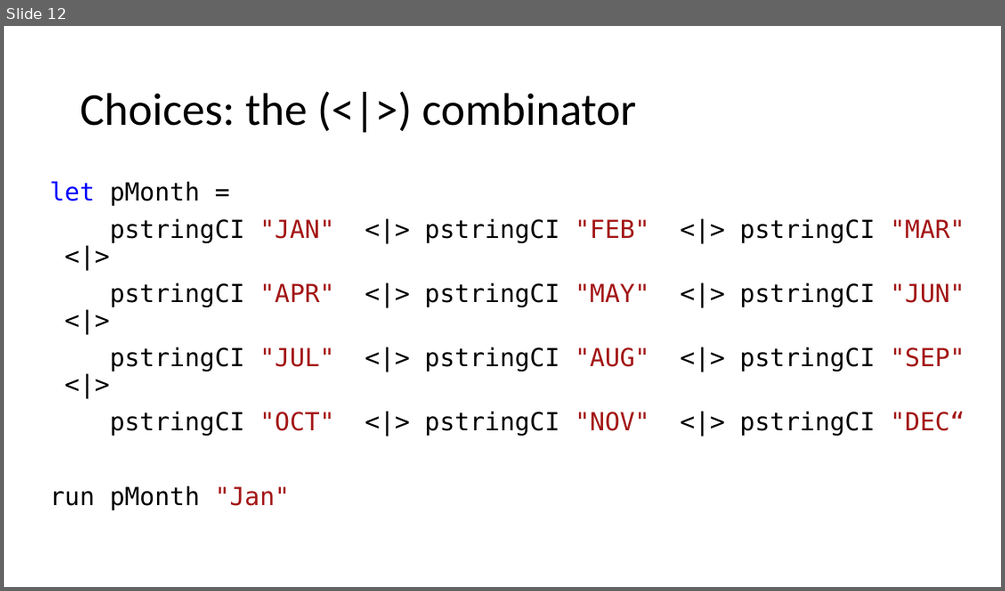
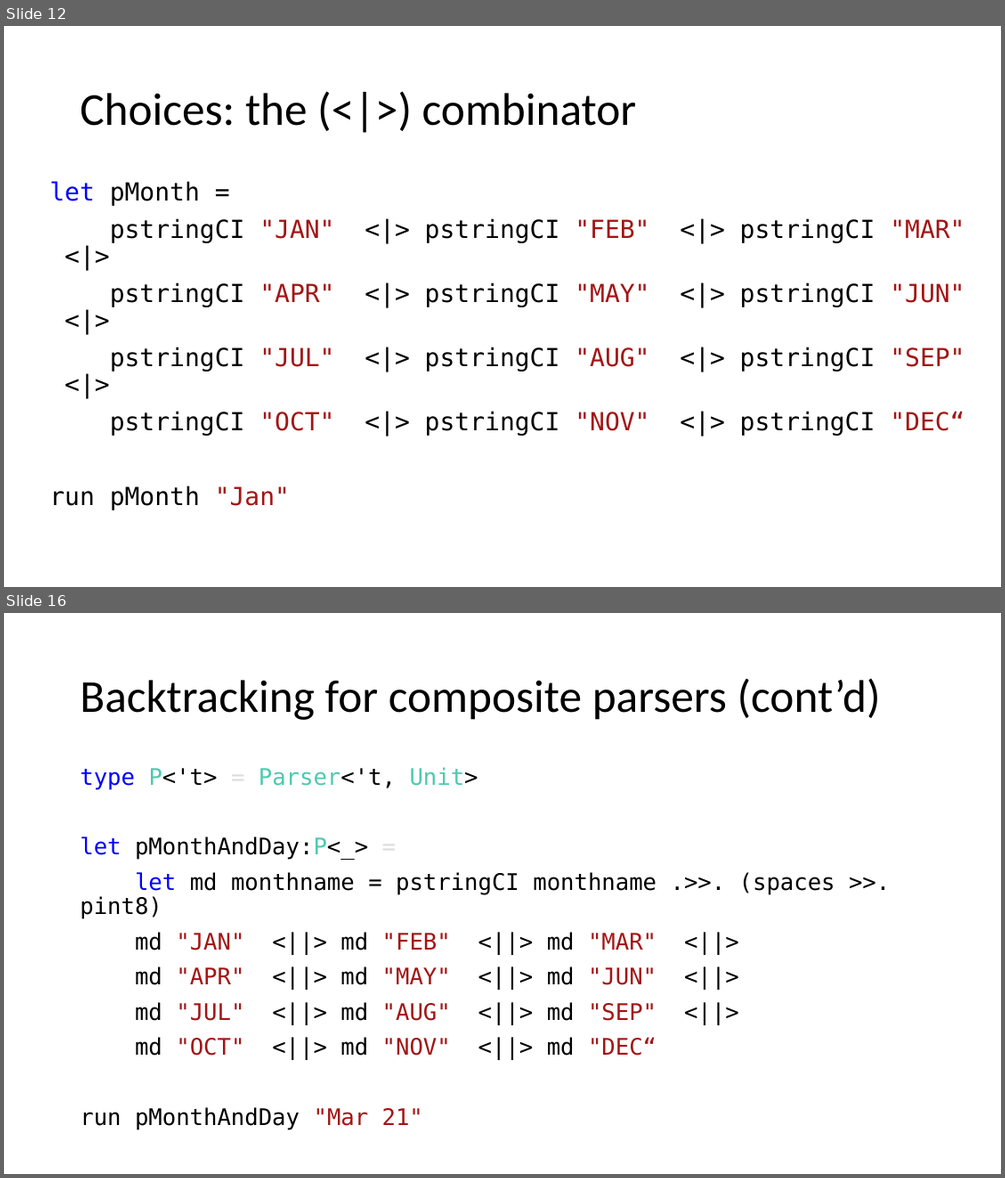
Before and after one commit to atiboros/PracticalFParsec, a slide deck: Slides/Practical FParsec V2.pptx. Shown one above the other, each under a label of ours: slide 12 before the commit, slides 12 and 16 after it; the slides between them are not shown. The pictures are 1005x591 and 1005x1178 pixels, drawn with LibreOffice and Linux fonts; fonts in the diff are those of the drawing. Boxes give left, top, right and bottom in pixels: in the first picture for what was removed or moved away, otherwise in the second. Text is boxed around its words. In the diff, an @@ line names an element or a change of style, - is before the commit and + after.

Commit message:
more backtracking

```diff
--- a/Slides/Practical FParsec V2.pptx
+++ b/Slides/Practical FParsec V2.pptx
@@ slide 16 added at bbox=[4, 613, 1001, 1174], background #FFFFFF @@
@@ title added at bbox=[80, 678, 881, 720], 44 pt, text #000000 @@
+Backtracking for composite parsers (cont’d)
@@ text added at bbox=[80, 767, 835, 1129], 22 pt, text #000000 @@
+type P<'t> = Parser<'t, Unit>
+let pMonthAndDay:P<_> =
+let md monthname = pstringCI monthname .>>. (spaces >>. pint8)
+md "JAN" <||> md "FEB" <||> md "MAR" <||>
+md "APR" <||> md "MAY" <||> md "JUN" <||>
+md "JUL" <||> md "AUG" <||> md "SEP" <||>
+md "OCT" <||> md "NOV" <||> md "DEC“
+run pMonthAndDay "Mar 21"
```
Also in this commit, not shown: 1 slide changed, 10 other slides added, 1 other file.
